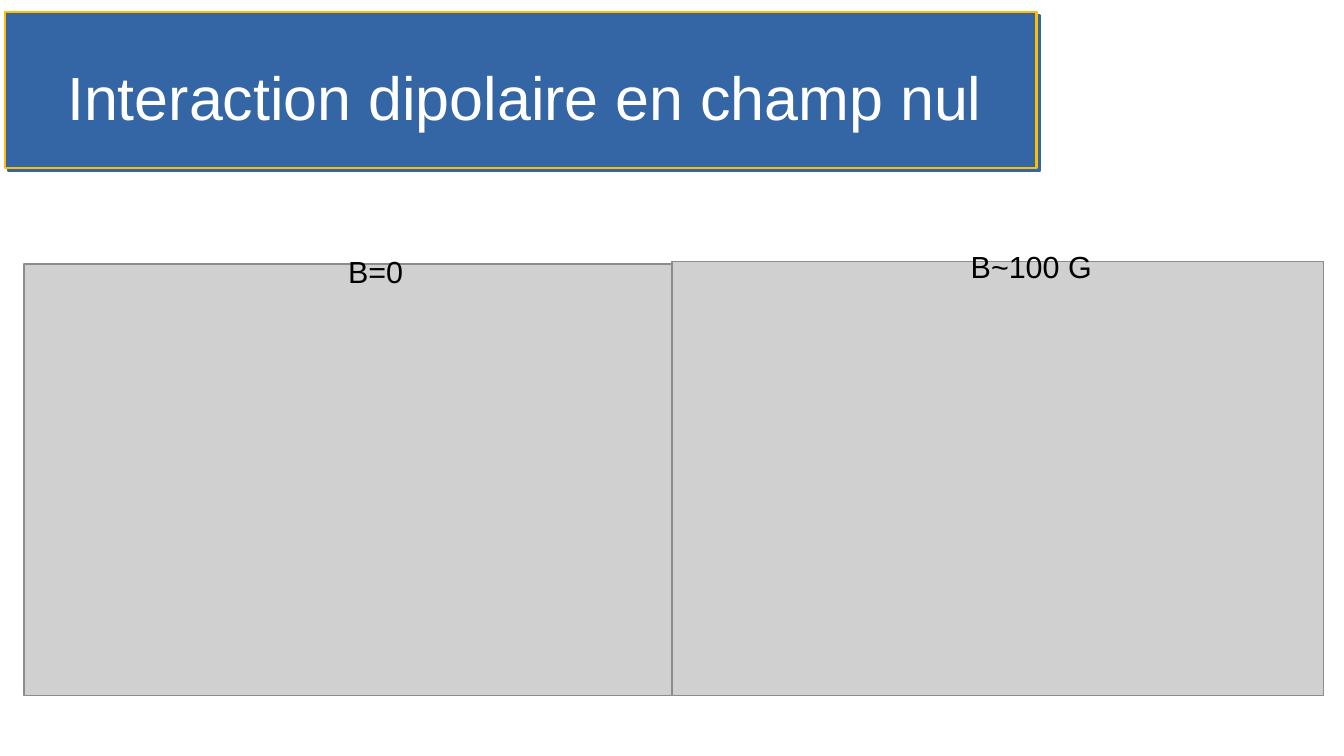
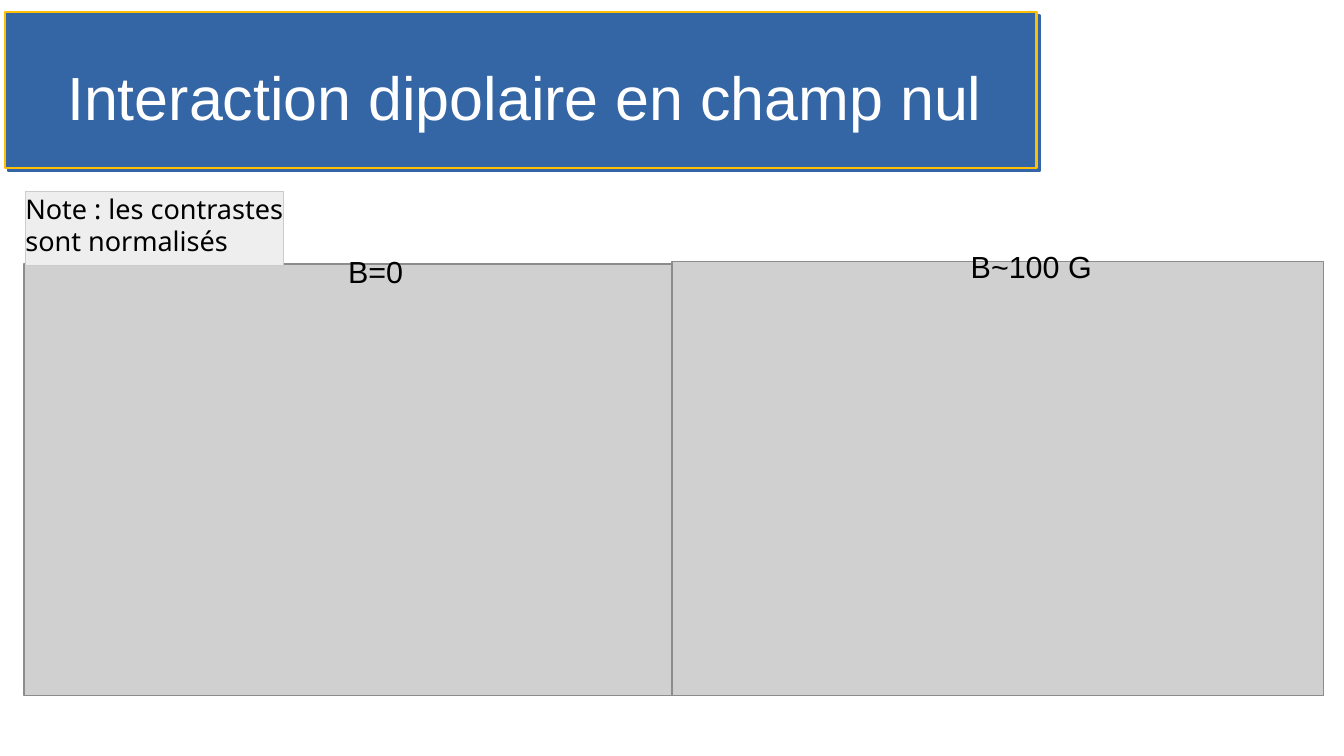
Before and after one commit to cpelletm/these, a slide deck: slide 4 of abstract/Comité 2/Comité 2.odp. Drawn at 1344x756 pixels with LibreOffice and Linux fonts; fonts in the diff are those of the drawing; grey boxes stand for pictures. Boxes give left, top, right and bottom in pixels: in the first picture for what was removed or moved away, otherwise in the second. Text is boxed around its words. In the diff, an @@ line names an element or a change of style, - is before the commit and + after.

```diff
--- a/abstract/Comité 2/Comité 2.odp
+++ b/abstract/Comité 2/Comité 2.odp
@@ rectangle added at <box>26,191,284,265</box>, fill #EEEEEE, outline #CCCCCC 0 pt, 16 pt, text #000000 @@
+Note : les contrastes
+sont normalisés
```
Also in this commit, not shown: 4 other slides changed, 2 other files.
